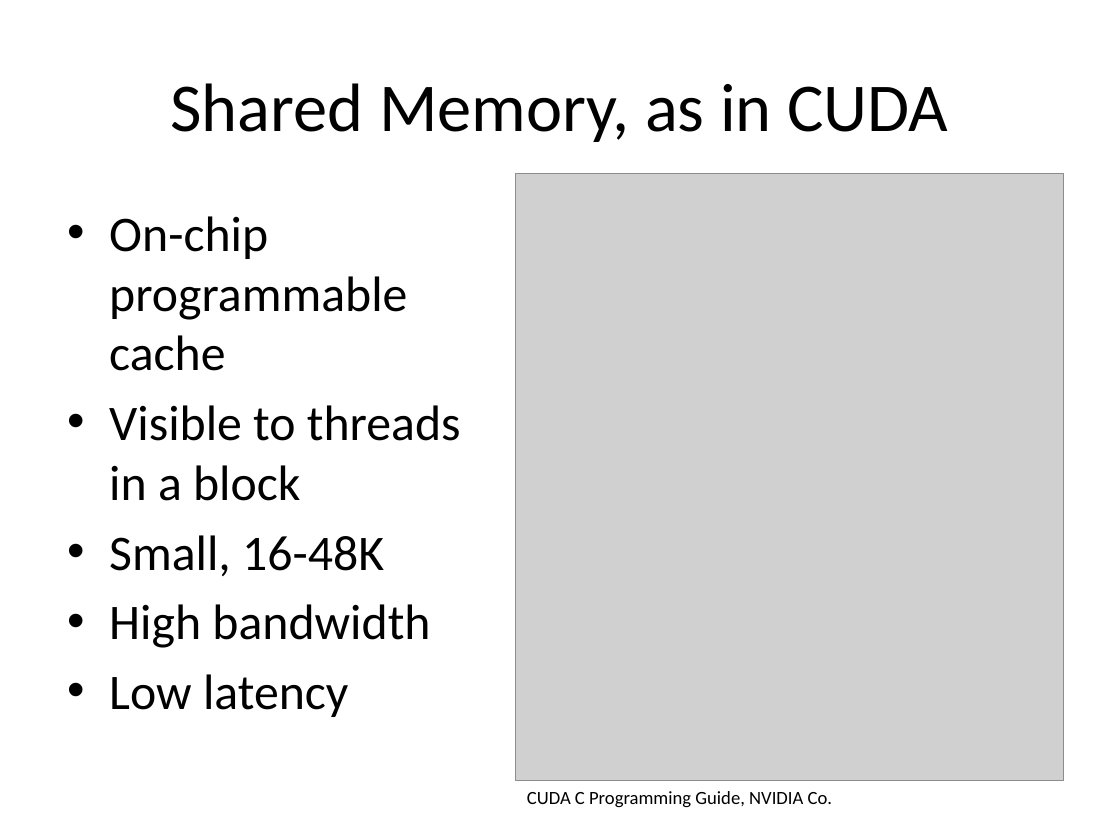
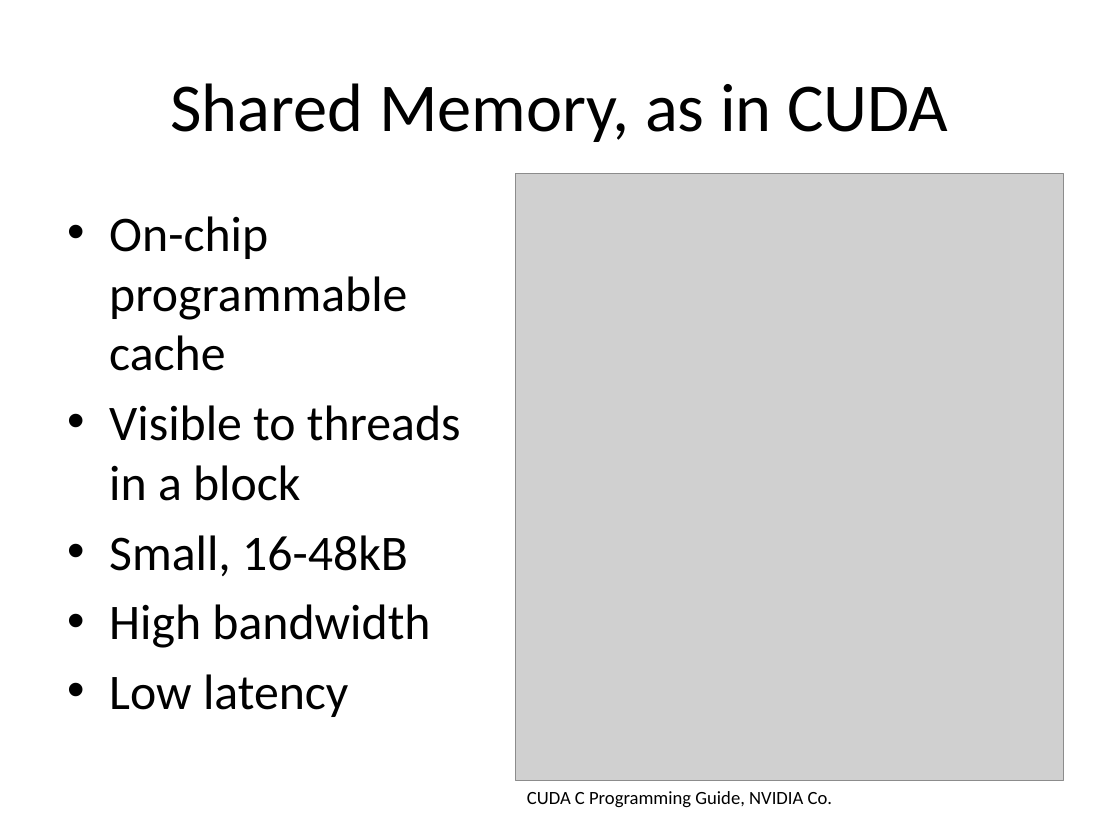
Before and after one commit to sellitforcache/cuda_tut, a slide deck: slide 11 of cuda_tut.pptx. Drawn at 1120x840 pixels with LibreOffice and Linux fonts; fonts in the diff are those of the drawing; grey boxes stand for pictures. Boxes give left, top, right and bottom in pixels: in the first picture for what was removed or moved away, otherwise in the second. Text is boxed around its words. In the diff, an @@ line names an element or a change of style, - is before the commit and + after.

```diff
--- a/cuda_tut.pptx
+++ b/cuda_tut.pptx
@@ text at [109,535,408,576]: text changed @@
-• Small, 16-48K
+• Small, 16-48kB
```
Also in this commit, not shown: 5 other slides changed.
